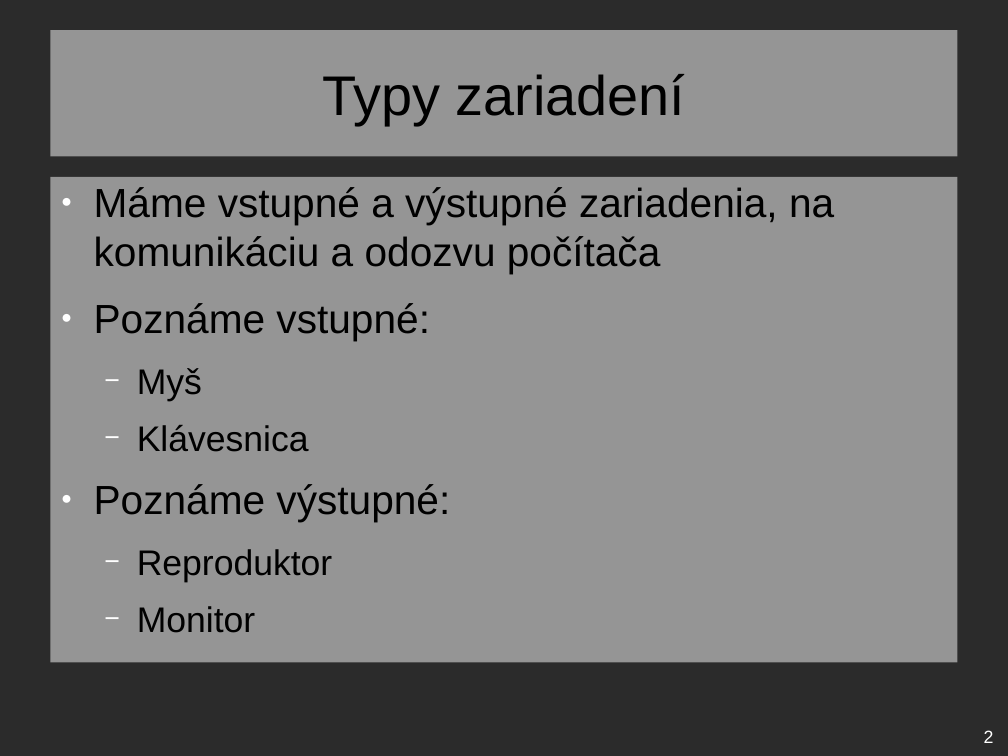
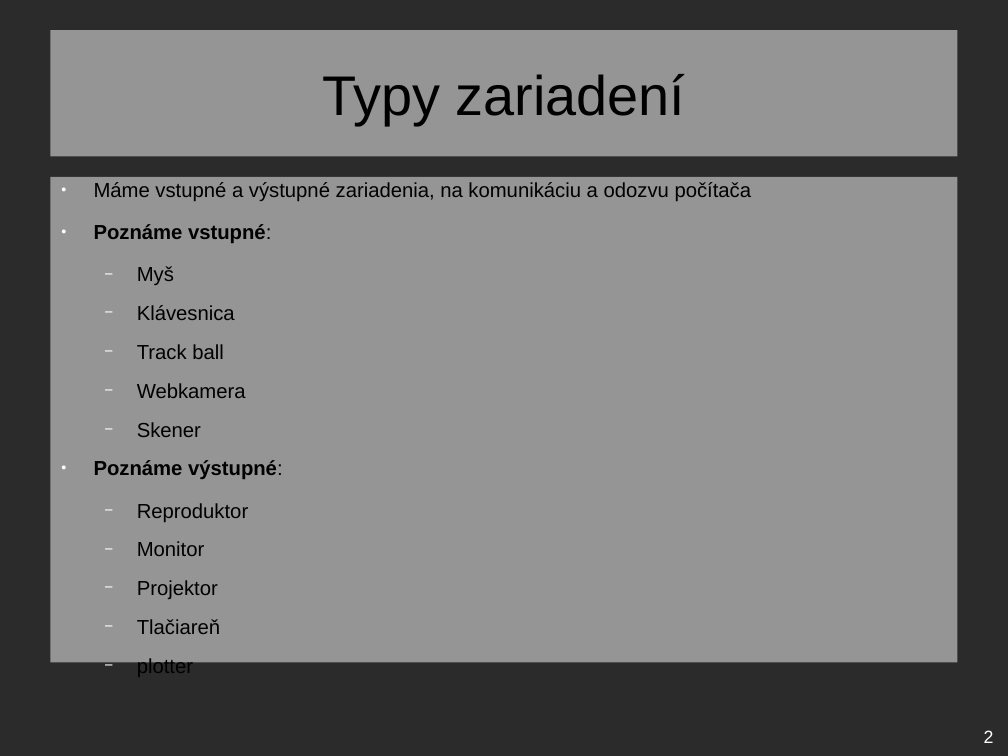
Before and after one commit to ZekoSNB/School, a slide deck: slide 2 of ASW/zariadenia.odp. Drawn at 1008x756 pixels with LibreOffice and Linux fonts; fonts in the diff are those of the drawing; background and template pictures are left out; a plain dark background stands for a picture behind light text. Boxes give left, top, right and bottom in pixels: in the first picture for what was removed or moved away, otherwise in the second. Text is boxed around its words. In the diff, an @@ line names an element or a change of style, - is before the commit and + after.

Commit message:
presentation ASW

```diff
--- a/ASW/zariadenia.odp
+++ b/ASW/zariadenia.odp
@@ text at [94,182,752,556]: size 32 to 16 pt in "Máme vstupné a výstupné zariadenia, na komunikáciu ...", "Poznáme vstupné:", "Poznáme výstupné:"; bold on in "Poznáme vstupné:", "Poznáme výstupné:"; size 28 to 16 pt in "Myš", "Klávesnica", "Reproduktor", "Monitor" @@
@@ text at [137,344,246,437]: paragraphs added @@
+  − Track ball
+  − Webkamera
+  − Skener
@@ text at [137,580,220,673]: paragraphs added @@
+  − Projektor
+  − Tlačiareň
+  − plotter
```
Also in this commit, not shown: 6 slides added, 1 slide removed, 1 other file.
